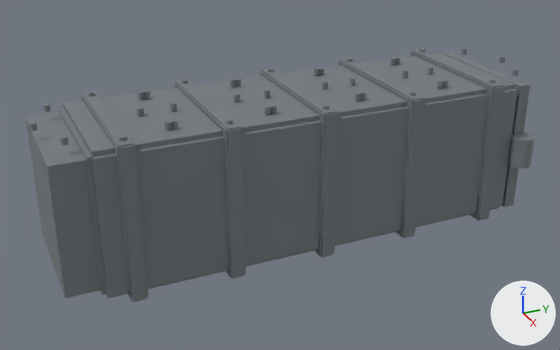
The glTF model prototype/assets/models/parts/cruise_container.glb: old version first, new version second.
Both versions are drawn from a 50 mm camera at (2.103, -0.403, 1.005) aimed at (0.014, 0.537, -0.039). The axes (+X, +Y, +Z) are drawn at lower right. The lights are the same throughout. The older version comes first. Vertices at exactly the same position are counted once.

In view in the first picture: 'cruise_container'.
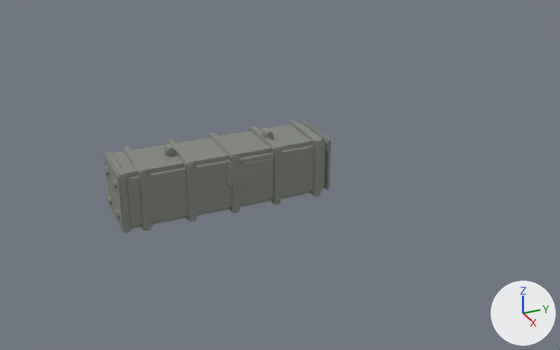
The edits, one by one:
me_cruise_container_mesh is used by ob_cruise_container; location (0.0, 0.0, 0.0).
me_cruise_container_mesh had 712 vertices, 1228 faces and spanned x -0.24..0.28, y -0.21..1.41, z -0.24..0.25.
me_cruise_container_mesh now has 512 vertices, 948 faces and spans x -0.1..0.1, y -0.01..0.68, z -0.1..0.12.
me_cruise_container_mesh part 1: a new loose piece, an 8-sided cylinder along x spanning x -0.02..0.02, y 0.169..0.191, z 0.097..0.119, in mat_cruise_container_mat (grey #93978e).
me_cruise_container_mesh part 2: the loose piece of 32 vertices spanning x -0.22..0.22, y -0.1..1.3, z -0.22..0.22 is scaled about its middle by (0.396, 0.464, 0.372), then moved by (0.0, -0.26, 0.0).
me_cruise_container_mesh part 3: the loose piece of 32 vertices spanning x -0.24..0.24, y -0.03..0.03, z -0.24..0.24 is scaled about its middle by (0.419, 0.474, 0.398), then moved by (0.0, 0.07, 0.0).
me_cruise_container_mesh part 4: the loose piece of 32 vertices spanning x -0.24..0.24, y 0.28..0.33, z -0.24..0.24 is scaled about its middle by (0.419, 0.474, 0.398), then moved by (0.0, -0.09, 0.0).
me_cruise_container_mesh part 5: the loose piece of 32 vertices spanning x -0.24..0.24, y 0.58..0.62, z -0.24..0.24 is scaled about its middle by (0.419, 0.474, 0.398), then moved by (0.0, -0.25, 0.0).
me_cruise_container_mesh part 6: the loose piece of 32 vertices spanning x -0.24..0.24, y 0.88..0.92, z -0.24..0.24 is scaled about its middle by (0.419, 0.474, 0.398), then moved by (0.0, -0.41, 0.0).
me_cruise_container_mesh part 7: the loose piece of 32 vertices spanning x -0.24..0.24, y 1.18..1.23, z -0.24..0.24 is scaled about its middle by (0.419, 0.474, 0.398), then moved by (0.0, -0.57, 0.0).
me_cruise_container_mesh part 8: the loose piece of 32 vertices spanning x -0.24..0.24, y -0.03..0.03, z -0.24..0.24 is copied, and the copy is scaled about its middle by (0.377, 0.195, 0.356), then moved by (0.0, 0.67, 0.0); it spans x -0.09..0.09, y 0.67..0.68, z -0.09..0.09.
me_cruise_container_mesh part 9: the loose piece of 32 vertices spanning x -0.24..0.24, y -0.03..0.03, z -0.24..0.24 is copied, and the copy is scaled about its middle by (0.399, 0.441, 0.378), then moved by (0.0, 0.01, 0.0); it spans x -0.1..0.1, y 0.0..0.03, z -0.09..0.09.
me_cruise_container_mesh part 10: a new loose piece, an 8-sided cylinder along x spanning x -0.02..0.02, y 0.489..0.511, z 0.097..0.119, in mat_cruise_container_mat (grey #93978e).
me_cruise_container_mesh part 11: the loose piece of 32 vertices spanning x -0.24..0.24, y 0.28..0.33, z -0.24..0.24 is copied, and the copy is scaled about its middle by (0.0636, 0.521, 0.0466), then moved by (0.0, -0.12, 0.1); it spans x -0.02..0.02, y 0.17..0.19, z 0.08..0.11.
me_cruise_container_mesh part 12: the loose piece of 32 vertices spanning x -0.24..0.24, y 0.28..0.33, z -0.24..0.24 is copied, and the copy is scaled about its middle by (0.0117, 3.39, 0.139), then moved by (0.1, 0.1, 0.03); it spans x 0.09..0.1, y 0.32..0.48, z -0.01..0.06.
me_cruise_container_mesh part 13: 43 loose pieces with 520 vertices, spanning x -0.22..0.28, y -0.21..1.41, z -0.22..0.25, are deleted.
Other edits to the shape of me_cruise_container_mesh do not show in these pictures.

What differs and where, as boxes (x1, y1, x2, y2) in the pictures (560 x 350 px; the box of a moved part takes in the faces that stretch with it):
'cruise_container', reshaped (55% narrower, 55% shorter): before (25, 48, 535, 302); after (103, 120, 331, 233)
part 1 of me_cruise_container_mesh, added: after (164, 143, 175, 154)
part 2 of me_cruise_container_mesh, moved or reshaped: before (60, 56, 518, 298); after (112, 123, 326, 228)
part 3 of me_cruise_container_mesh, moved or reshaped: before (81, 91, 148, 302); after (122, 146, 152, 231)
part 4 of me_cruise_container_mesh, moved or reshaped: before (174, 80, 246, 279); after (166, 139, 197, 222)
part 5 of me_cruise_container_mesh, moved or reshaped: before (260, 69, 339, 258); after (208, 133, 240, 213)
part 6 of me_cruise_container_mesh, moved or reshaped: before (338, 59, 426, 238); after (249, 126, 281, 205)
part 7 of me_cruise_container_mesh, moved or reshaped: before (411, 49, 505, 221); after (288, 120, 322, 197)
part 8 of me_cruise_container_mesh, added: after (303, 122, 331, 190)
part 9 of me_cruise_container_mesh, added: after (103, 151, 132, 233)
part 10 of me_cruise_container_mesh, added: after (262, 128, 273, 138)
part 11 of me_cruise_container_mesh, added: after (164, 147, 176, 157)
part 12 of me_cruise_container_mesh, added: after (227, 158, 273, 187)
part 13 of me_cruise_container_mesh, deleted: before (25, 48, 535, 298)
